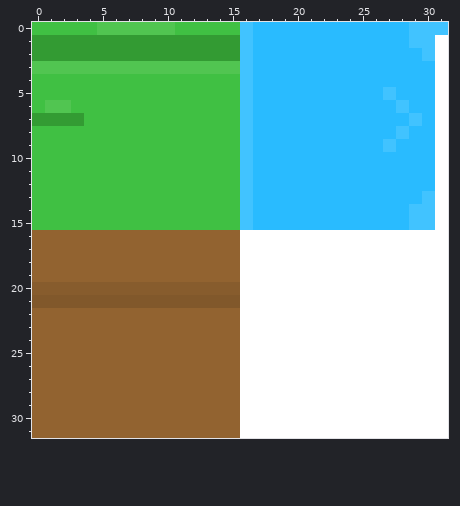
Two versions of one pixel-art sprite, Assets/Meshs/Blocs/Lake/LakeOut.png. Above is the file before it was changed.
The file is 32x32 pixels. Colours within 5 levels of each other are drawn and written as one.
The result:
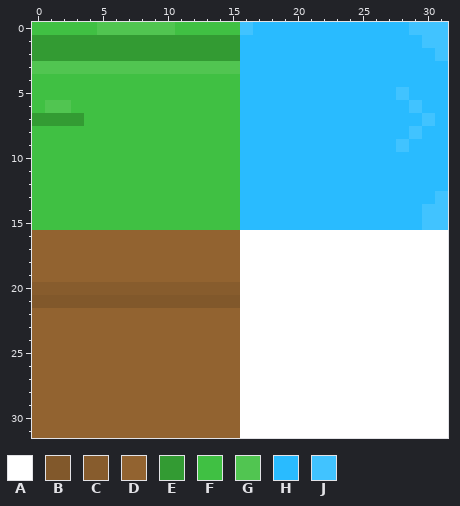
Palette (. is transparent): A #ffffff  B #81582b  C #875c2d  D #926330  E #339b33  F #40c043  G #51c551  H #29bbff  J #41c3ff
Difference:
y 1: x 16 J -> H; x 29 J -> H; x 31 A -> J
y 2: x 16 J -> H; x 30..31 JA -> HJ
y 3..4: x 16 J -> H; x 31 A -> H
y 5: x 16 J -> H; x 27..28 JH -> HJ; x 31 A -> H
y 6: x 16 J -> H; x 28..29 JH -> HJ; x 31 A -> H
y 7: x 16 J -> H; x 29..31 JHA -> HJH
y 8: x 16 J -> H; x 28..29 JH -> HJ; x 31 A -> H
y 9: x 16 J -> H; x 27..28 JH -> HJ; x 31 A -> H
y 10..12: x 16 J -> H; x 31 A -> H
y 13: x 16 J -> H; x 30..31 JA -> HJ
y 14..15: x 16 J -> H; x 29 J -> H; x 31 A -> J
Boxes around the changes in both pictures, in picture pixels (x1, y1, x2, y2):
changed: (240, 35, 253, 230)
changed: (383, 35, 448, 230)
